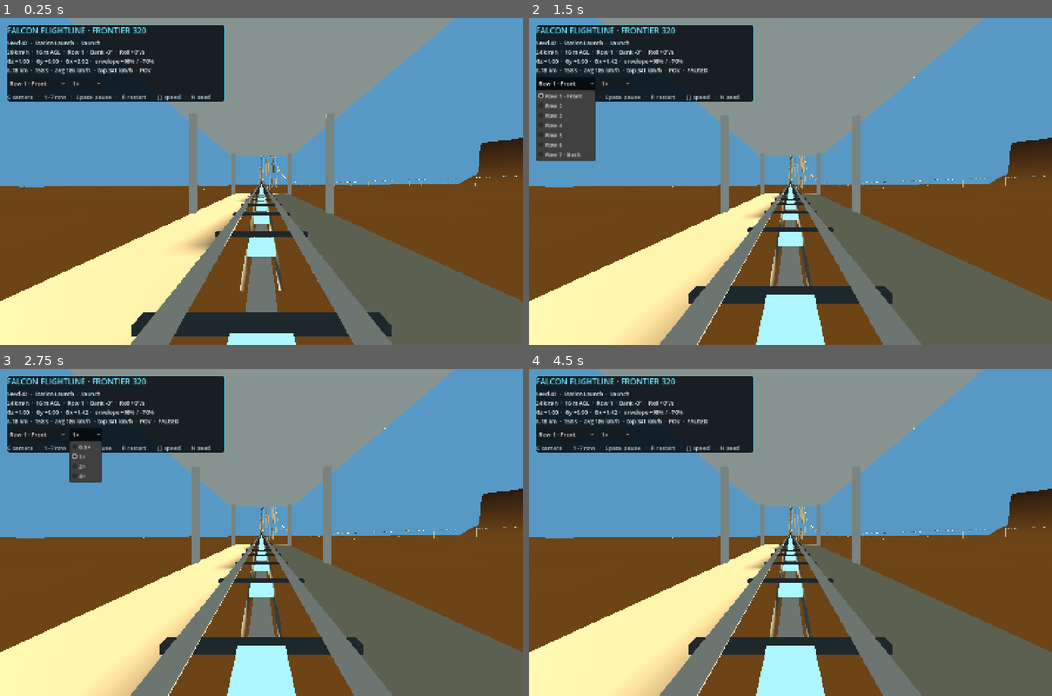
Above: before the commit, frames 1-4 (two rows, left to right).
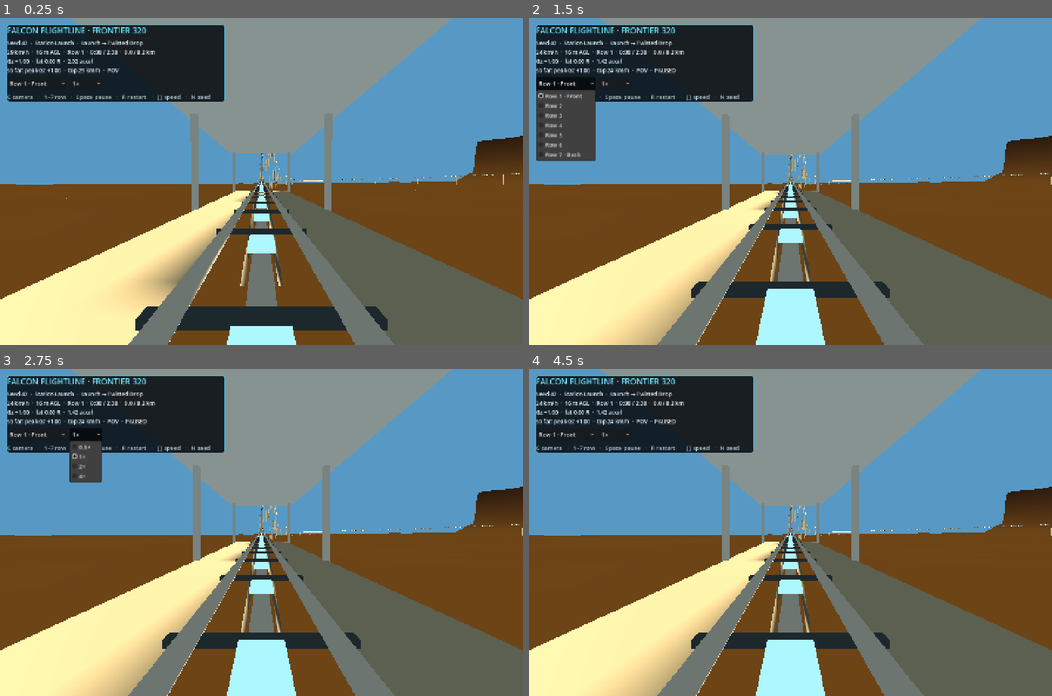
Above: after the commit, the same moments.

Repository: Banrs/Vibe-Coaster
Game: Godot game, scene res://main.tscn
The game is run twice, just before and just after one commit, with the same random seed, the same clock (stepped at 60 frames per second) and the same inputs.
Inputs (mouse positions are in pixels of both pictures, inside the frame that each line leads up to):
- Up to frame 1 (0.25 s): no input
- Up to frame 2 (1.5 s): tap Enter at 0.5 s; move the mouse to (905, 165) at 0.52 s; hold D 0.53-1.25 s; tap R at 0.6 s; click (905, 165) at 0.67 s; tap Space at 0.77 s; click "Row 1 · Front" at 1.25 s
- Up to frame 3 (2.75 s): click "1×" at 2 s
- Up to frame 4 (4.5 s): tap Space at 2.75, 4.25 s; drag from (685, 548) to (764, 597) at 2.77 s; tap Enter at 3.5 s; move the mouse to (842, 460) at 3.52 s; hold D 3.53-4.25 s; hold Q 3.53-4.25 s; tap R at 3.8 s; drag from (764, 597) to (633, 483) at 4.27 s

The runs differ from the first frame. In frame 1, 6.8% of the frame differs, in the area x 0-100%, y 0-100%; in frame 2, 6.1%; in frame 3, 6.1%; in frame 4, 6.1%.

Commit message:
viewer: speed-perception POV camera and intuitive HUD (issue 18)
POV gains a gentle 0.6 s look-ahead, a subtle deterministic speed shake
(quadratic in speed, sub-4 cm), and a nonlinear 74-102 degree FOV ramp.
The HUD drops the ambiguous envelope-usage, bank/roll-rate and elapsed-
average readouts, spells lateral/longitudinal g as L/R and accel/brake,
and adds ride progress (clock and km), the upcoming element, and
peak-so-far Gz and top speed, reset on restart, loop, and new seed.

Co-Authored-By: Claude Fable 5 <noreply@anthropic.com>
Claude-Session: https://claude.ai/code/session_01RjwZ79XtUt7nwmiDXJUjPY

Diff:
--- a/godot/main.gd
+++ b/godot/main.gd
@@ -13,6 +13,8 @@
 var analysis: Dictionary
 var seed_picker := RandomNumberGenerator.new()
 var ride_time := 0.0
+var ride_top_speed := 0.0
+var ride_peak_g := 0.0
 var playback_rate := 1.0
 var selected_row := 0
 var camera_index := 0
@@ -42,6 +44,8 @@
 	route = RideGenerator.build(seed_value)
 	analysis = RideVerify.analyze(route, ROW_OFFSETS)
 	ride_time = 0.0
+	ride_top_speed = 0.0
+	ride_peak_g = 0.0
 	var errors := validate_route(route, analysis)
 	if not errors.is_empty():
 		metrics.text = "ROUTE INVALID\n" + "\n".join(errors)
@@ -330,7 +334,11 @@
 	if route.is_empty() or train_rows == null:
 		return
 	if not paused:
-		ride_time = fposmod(ride_time + delta * playback_rate, route.duration)
+		var advanced := fposmod(ride_time + delta * playback_rate, route.duration)
+		if advanced < ride_time:
+			ride_top_speed = 0.0
+			ride_peak_g = 0.0
+		ride_time = advanced
 	_update_ride(delta)
 
 
@@ -349,8 +357,22 @@
 	var force: Dictionary = RideVerify.row_forces_at(
 		route, front_distance, speed, ROW_OFFSETS[selected_row]
 	)
-	$PovCamera.global_transform = Transform3D(row_pose.basis, row_pose.origin + row_pose.basis.y * 0.35)
-	$PovCamera.fov = lerpf(72.0, 90.0, clampf(speed / analysis.top_speed, 0, 1))
+	var speed_t := clampf(speed / analysis.top_speed, 0.0, 1.0)
+	var eye_origin := row_pose.origin + row_pose.basis.y * 0.35
+	# Gentle look-ahead: ease the view toward the track ~0.6 s out so drops read before they hit.
+	var ahead := pose_at_distance(route, row_distance + clampf(speed * 0.6, 8.0, 45.0))
+	var look := ahead.origin - eye_origin
+	var pov_basis := row_pose.basis
+	if look.length_squared() > 1.0:
+		pov_basis = pov_basis.slerp(Basis.looking_at(look.normalized(), row_pose.basis.y), 0.22)
+	# Subtle deterministic speed shake — incommensurate sines, quadratic in speed, sub-4 cm.
+	var shake_amp := 0.035 * speed_t * speed_t
+	var shake := row_pose.basis.x * (sin(ride_time * 149.0) * 0.6 + sin(ride_time * 233.0) * 0.4) \
+		* shake_amp \
+		+ row_pose.basis.y * (sin(ride_time * 179.0) * 0.6 + sin(ride_time * 283.0) * 0.4) \
+		* shake_amp * 0.7
+	$PovCamera.global_transform = Transform3D(pov_basis, eye_origin + shake)
+	$PovCamera.fov = lerpf(74.0, 102.0, pow(speed_t, 1.5))
 	var chase_target := front_pose.origin + front_pose.basis.z * 24.0 + Vector3.UP * 10.0
 	$ChaseCamera.global_position = chase_target if delta <= 0.0 else $ChaseCamera.global_position.lerp(
 		chase_target, 1.0 - exp(-4.0 * delta)
@@ -365,21 +387,34 @@
 	$OverviewCamera.look_at(overview_center, Vector3.UP)
 	var gesture: Dictionary = route.gesture_windows[route.gesture_indices[row_sample]]
 	var role_name := str(gesture.get("diagnostic_kind", ""))
+	var next_name := ""
 	for role: Dictionary in gesture.get("role_windows", []):
 		if row_sample >= int(role.first) and row_sample <= int(role.last):
 			role_name = str(role.get("display_name", role.get("id", role_name)))
-			break
+		elif int(role.first) > row_sample and next_name.is_empty():
+			next_name = str(role.get("display_name", role.get("id", "")))
+	if next_name.is_empty():
+		var following: Dictionary = route.gesture_windows[
+			(route.gesture_indices[row_sample] + 1) % route.gesture_windows.size()]
+		var next_roles: Array = following.get("role_windows", [])
+		next_name = str(next_roles[0].get("display_name", next_roles[0].get("id", ""))) \
+			if not next_roles.is_empty() \
+			else str(following.get("display_name", following.get("story_slot_id", "")))
 	var altitude := row_pose.origin.y - terrain_height(row_pose.origin.x, row_pose.origin.z)
-	var row_analysis: Dictionary = analysis.rows[selected_row]
+	ride_top_speed = maxf(ride_top_speed, speed)
+	ride_peak_g = maxf(ride_peak_g, force.normal)
 	metrics.text = (
-		"Seed %d  ·  %s  ·  %s\n" % [route.seed,
-			gesture.get("display_name", gesture.story_slot_id), role_name]
-		+ "%.0f km/h  ·  %.0f m AGL  ·  Row %d  ·  Bank %+.0f°  ·  Roll %+.0f°/s\n"
-		% [speed * 3.6, altitude, selected_row + 1, route.banks[row_sample], force.roll_rate]
-		+ "Gz %+.2f  ·  Gy %+.2f  ·  Gx %+.2f  ·  envelope +%.0f%% / −%.0f%%\n"
-		% [force.normal, force.lateral, force.longitudinal, row_analysis.positive_envelope.usage * 100.0, row_analysis.negative_envelope.usage * 100.0]
-		+ "%.2f km  ·  %.0f s  ·  avg %.0f km/h  ·  top %.0f km/h  ·  %s%s"
-		% [route.length / 1000.0, route.duration, analysis.average_speed * 3.6, analysis.top_speed * 3.6, CAMERA_NAMES[camera_index], "  ·  PAUSED" if paused else ""]
+		"Seed %d  ·  %s  ·  %s → %s\n" % [route.seed,
+			gesture.get("display_name", gesture.story_slot_id), role_name, next_name]
+		+ "%.0f km/h  ·  %.0f m AGL  ·  Row %d  ·  %s / %s  ·  %.1f / %.1f km\n"
+		% [speed * 3.6, altitude, selected_row + 1, _clock(ride_time), _clock(route.duration),
+			front_distance / 1000.0, route.length / 1000.0]
+		+ "Gz %+.2f  ·  lat %.2f %s  ·  %.2f %s\n"
+		% [force.normal, absf(force.lateral), "R" if force.lateral >= 0.0 else "L",
+			absf(force.longitudinal), "accel" if force.longitudinal >= 0.0 else "brake"]
+		+ "so far: peak Gz %+.2f  ·  top %.0f km/h  ·  %s%s"
+		% [ride_peak_g, ride_top_speed * 3.6, CAMERA_NAMES[camera_index],
+			"  ·  PAUSED" if paused else ""]
 	)
 
 
@@ -393,6 +428,8 @@
 			paused = not paused
 		KEY_R:
 			ride_time = 0.0
+			ride_top_speed = 0.0
+			ride_peak_g = 0.0
 		KEY_N:
 			_rebuild(seed_picker.randi_range(1, 1_000_000_000))
 		KEY_BRACKETLEFT:
@@ -427,6 +464,10 @@
 	playback_rate = rate
 	var rates := [0.5, 1.0, 2.0, 4.0]
 	rate_picker.select(rates.find(rate))
+
+
+static func _clock(seconds: float) -> String:
+	return "%d:%02d" % [int(seconds) / 60, int(seconds) % 60]
 
 
 func _new_multimesh(mesh: Mesh, count: int) -> MultiMesh:
